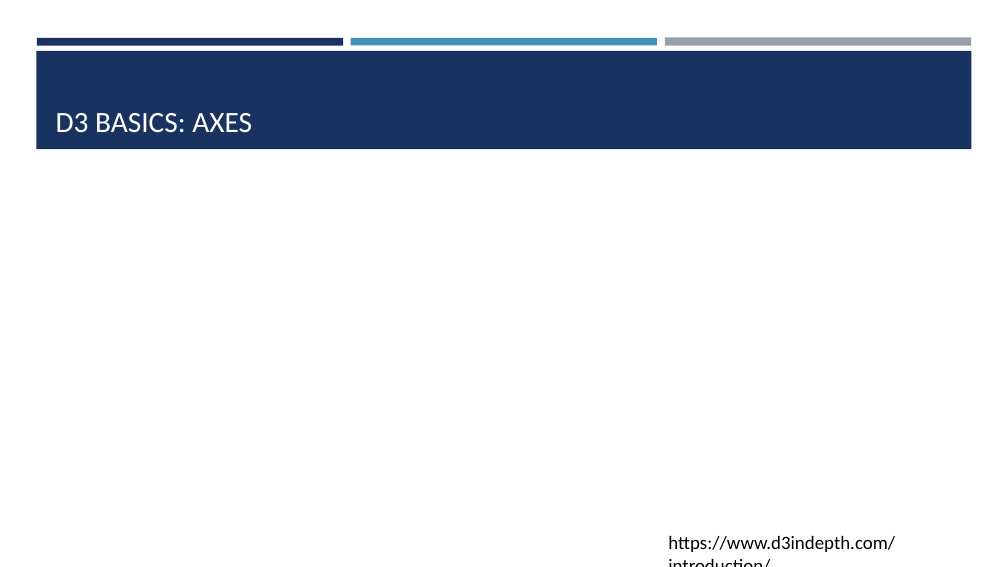
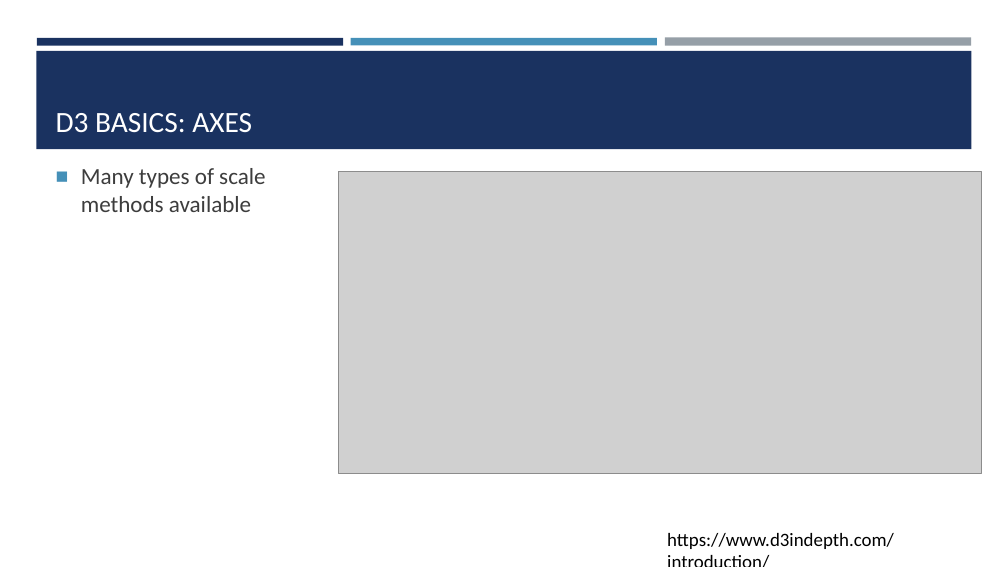
Before and after one commit to amosca01/SDS-CSC235, a slide deck: slide 22 of slides/06-d3.pptx (slide 16 before the commit). Drawn at 1008x567 pixels with LibreOffice and Linux fonts; fonts in the diff are those of the drawing; grey boxes stand for pictures. Boxes give left, top, right and bottom in pixels: in the first picture for what was removed or moved away, otherwise in the second. Text is boxed around its words. In the diff, an @@ line names an element or a change of style, - is before the commit and + after.

```diff
--- a/slides/06-d3.pptx
+++ b/slides/06-d3.pptx
@@ text added at (81,168,265,212), 22 pt, text #3D3D3D @@
+■ Many types of scale methods available
@@ picture added at (339,172,982,473) @@
```
Also in this commit, not shown: 4 other slides changed, 8 slides added, 6 other files.
